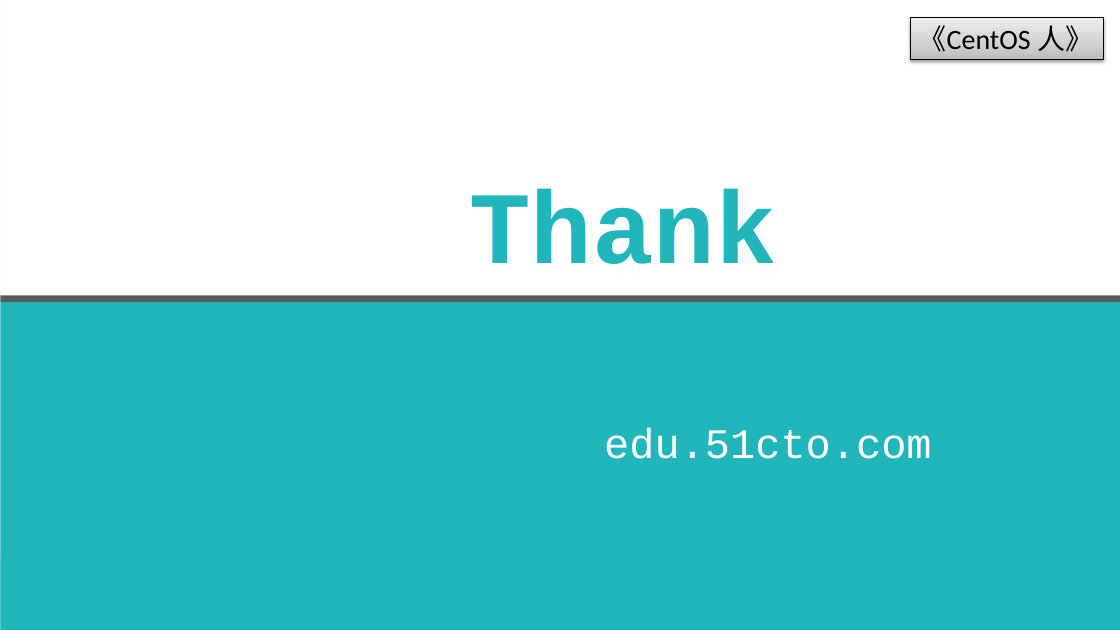
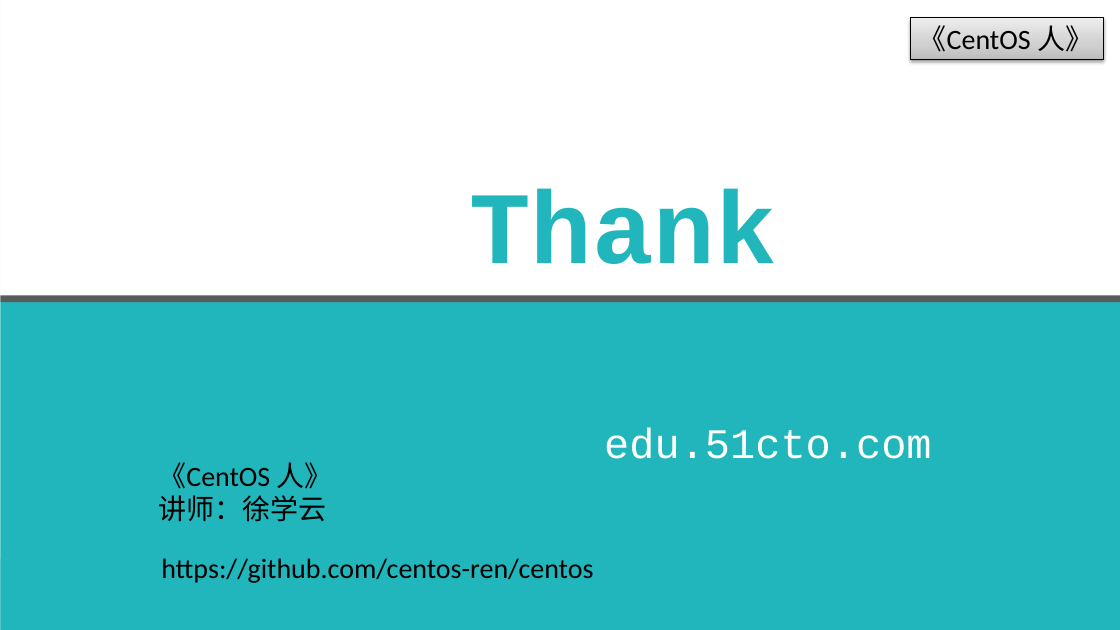
Before and after one commit to centos-ren/centos, a slide deck: slide 11 of 1/1.1 Linux 内核.pptx. Drawn at 1120x630 pixels with LibreOffice and Linux fonts; fonts in the diff are those of the drawing; background and template pictures are left out. Boxes give left, top, right and bottom in pixels: in the first picture for what was removed or moved away, otherwise in the second. Text is boxed around its words. In the diff, an @@ line names an element or a change of style, - is before the commit and + after.

```diff
--- a/1/1.1 Linux 内核.pptx
+++ b/1/1.1 Linux 内核.pptx
@@ text added at [158,462,333,522], 24 pt, text #000000 @@
+《CentOS 人》
+讲师：徐学云
@@ text added at [161,558,593,583], 24 pt, text #000000 @@
+https://github.com/centos-ren/centos
```
Also in this commit, not shown: 1 other file.
